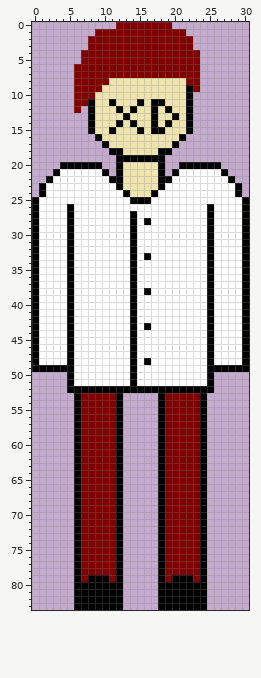
Sprite sheet -- The Future/Content/Player1.png. The picture above was drawn from the file before the commit.
The file is 31x84 pixels.
After the commit:
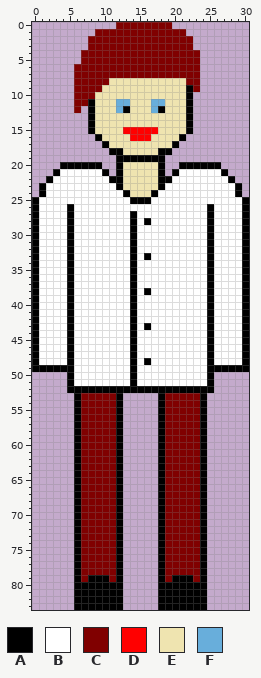
Palette (. is transparent): A #000000  B #ffffff  C #800000  D #ff0000  E #efe4b0  F #68aedb
Changes in this commit:
Colour E gives way to colour A in row 12 at x 13 and 18.
Colour A gives way to colour D in row 15 at x 15 and 17.
Colour E gives way to colour D in row 15 at x 13 to 14 and 16; in row 16 at x 14 to 16.
Colour A gives way to colour E in row 11 at x 11 and 15; in row 12 at x 14 and 19; in row 13 at x 13, 17 and 20; in row 14 at x 12, 14, 17 and 19; in row 15 at x 11 and 18.
Colour A gives way to colour F in row 11 at x 17 to 18; in row 12 at x 12 and 17.
Colour E gives way to colour F in row 11 at x 12 to 13.
Boxes around the changes in both pictures, in picture pixels (x1, y1, x2, y2):
changed: (109, 99, 179, 141)
